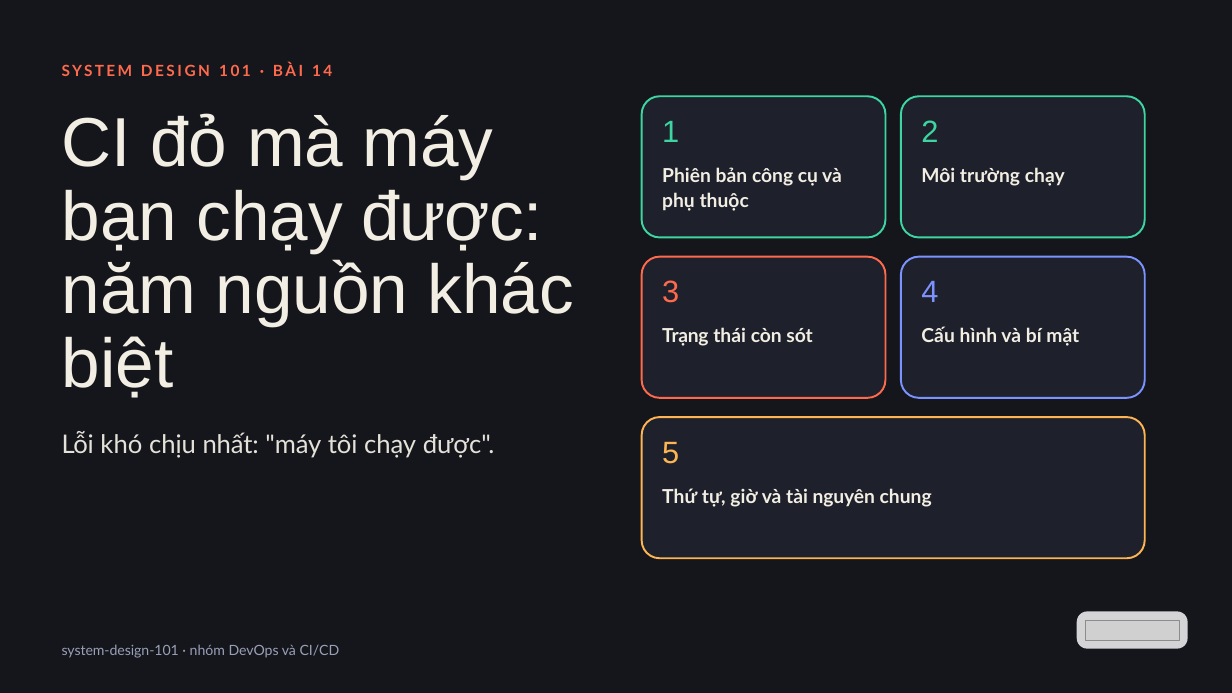
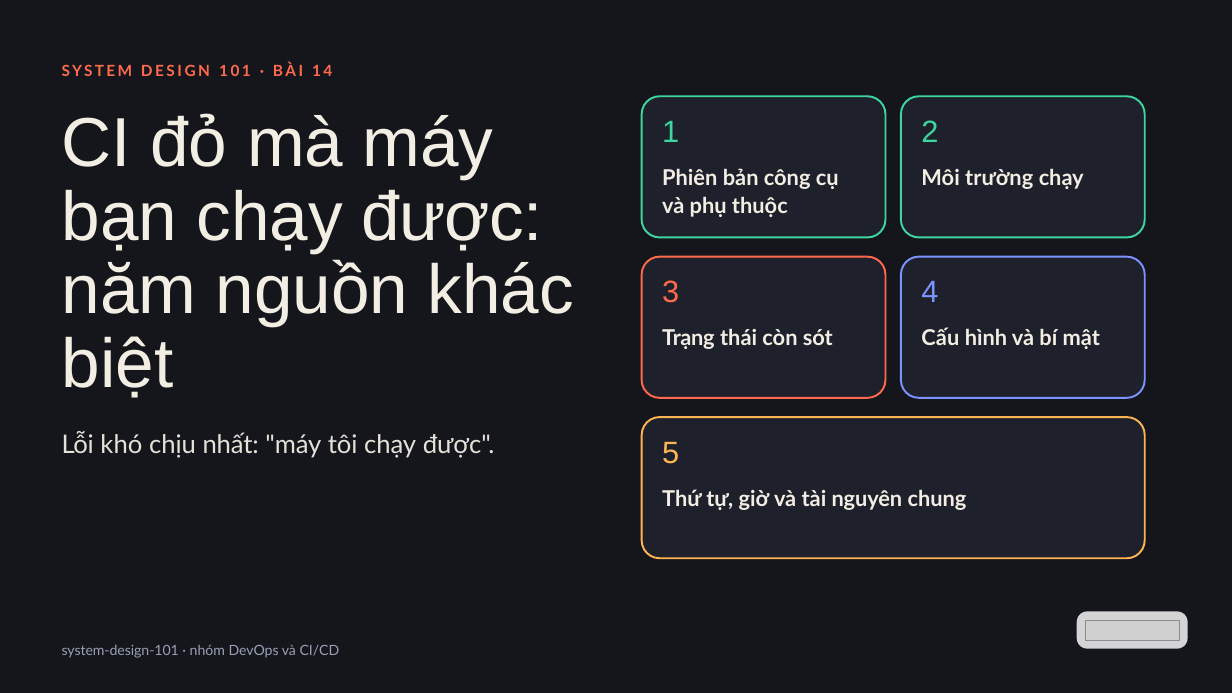
Before and after one commit to vohoailinh90/tool-marketing-studio, a slide deck: slide 1 of system-design-101/vi/lessons/sd-13-014/slides/sd-13-014.pptx. Drawn at 1232x693 pixels with LibreOffice and Linux fonts; fonts in the diff are those of the drawing; grey boxes stand for pictures. Boxes give left, top, right and bottom in pixels: in the first picture for what was removed or moved away, otherwise in the second. Text is boxed around its words. In the diff, an @@ line names an element or a change of style, - is before the commit and + after.

```diff
--- a/system-design-101/vi/lessons/sd-13-014/slides/sd-13-014.pptx
+++ b/system-design-101/vi/lessons/sd-13-014/slides/sd-13-014.pptx
@@ text "Phiên bản công cụ và ..." at box(662, 168, 839, 217): size 22.5 to 25.5 pt; letter spacing 0 to -0.1 pt in "phụ"; line spacing 29.2pt to 33.1pt @@
@@ text "Môi trường chạy" at box(921, 168, 1084, 189): size 22.5 to 25.5 pt; letter spacing 0 to 0.1 pt in "trường"; letter spacing 0 to -0.1 pt in "chạy"; line spacing 29.2pt to 33.1pt @@
@@ text "Trạng thái còn sót" at box(662, 328, 833, 349): size 22.5 to 25.5 pt; letter spacing -0.3 to -0.4 pt in "Trạng"; line spacing 29.2pt to 33.1pt @@
@@ text "Cấu hình và bí mật" at box(921, 327, 1100, 349): size 22.5 to 25.5 pt; letter spacing 0.1 to 0 pt in "bí"; line spacing 29.2pt to 33.1pt @@
@@ text "Thứ tự, giờ và tài ..." at box(662, 489, 967, 510): size 22.5 to 25.5 pt; letter spacing 0.1 to 0 pt in "Thứ"; letter spacing -0.1 to -0.2 pt in "nguyên"; line spacing 29.2pt to 33.1pt @@
```
Also in this commit, not shown: 5 other slides changed, 4 other files.
